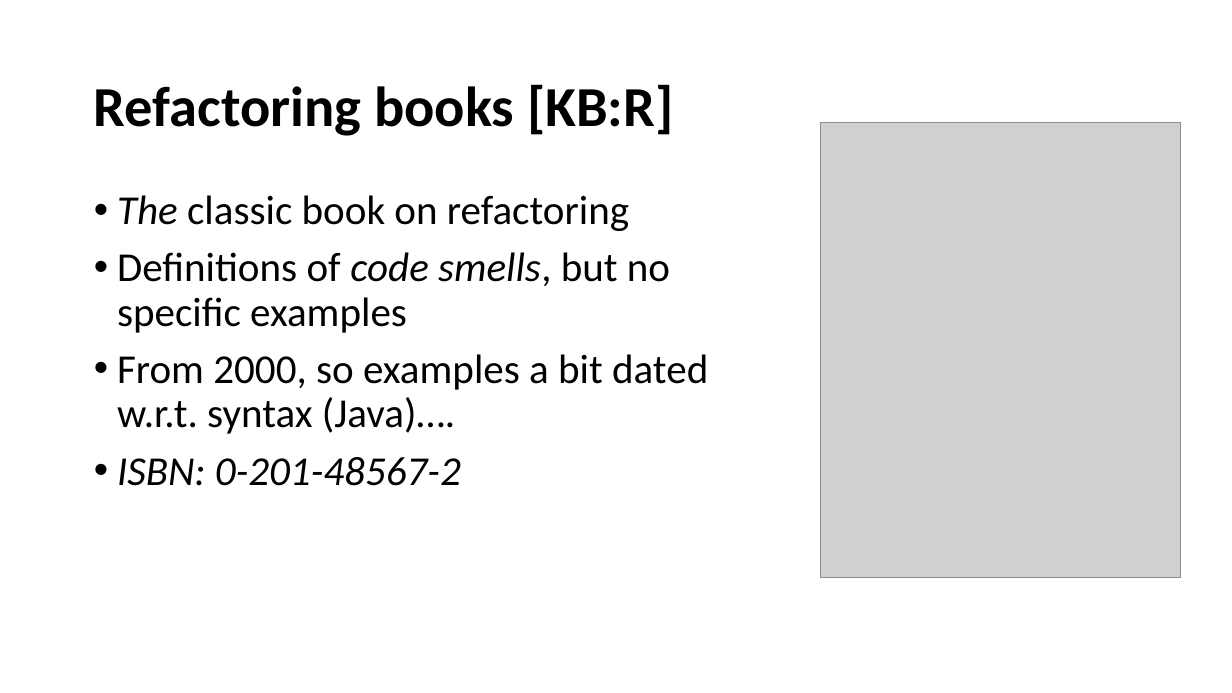
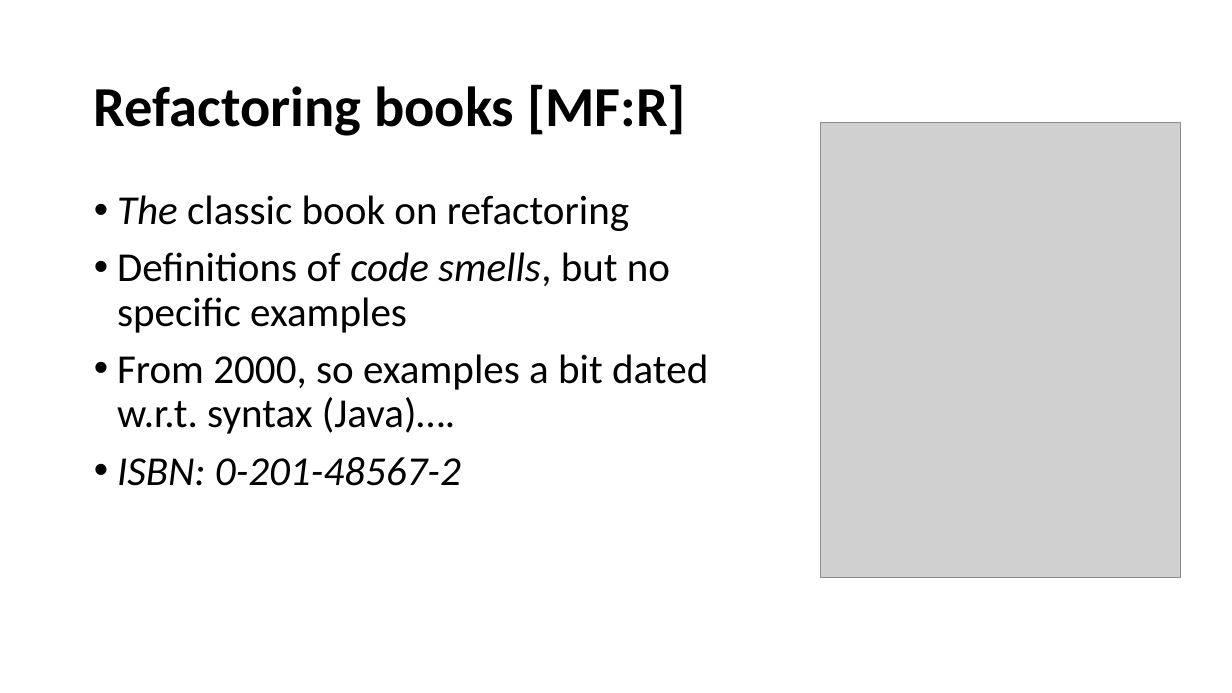
Before and after one commit to perl-easj/OOProg, a slide deck: slide 22 of Chap/ReFac/Presentations/Refactoring.pptx. Drawn at 1232x693 pixels with LibreOffice and Linux fonts; fonts in the diff are those of the drawing; grey boxes stand for pictures. Boxes give left, top, right and bottom in pixels: in the first picture for what was removed or moved away, otherwise in the second. Text is boxed around its words. In the diff, an @@ line names an element or a change of style, - is before the commit and + after.

```diff
--- a/Chap/ReFac/Presentations/Refactoring.pptx
+++ b/Chap/ReFac/Presentations/Refactoring.pptx
@@ title at [94,84,686,136]: text changed @@
-Refactoring books [KB:R]
+Refactoring books [MF:R]
```
Also in this commit, not shown: 2 other slides changed.
